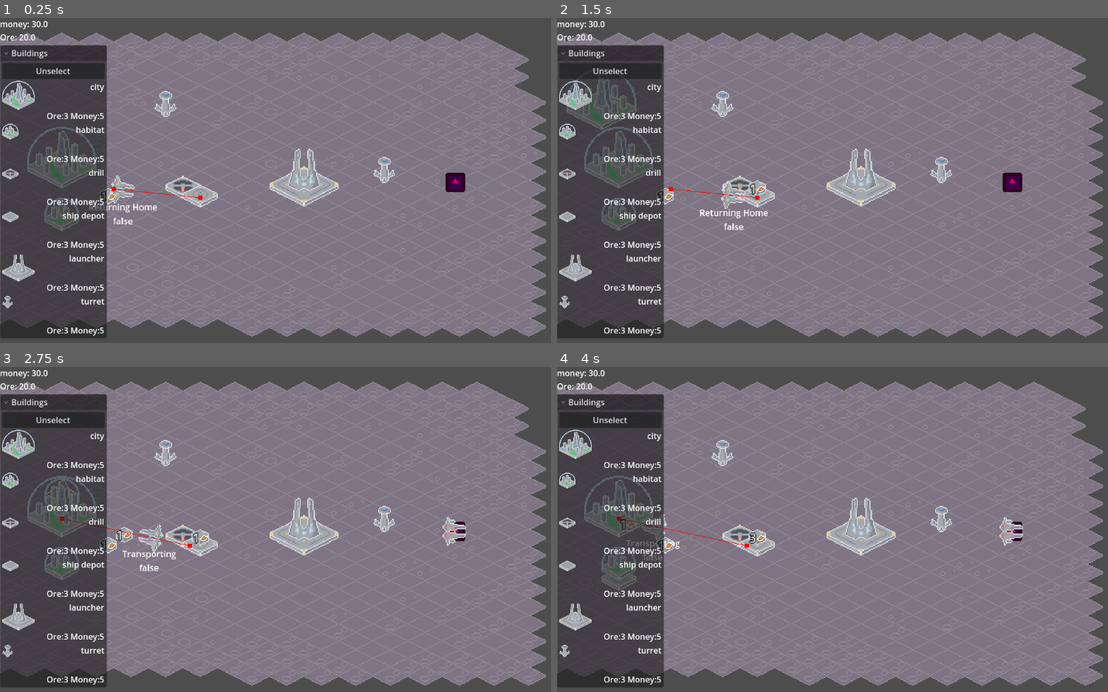
Above: before the commit, frames 1-4 (two rows, left to right).
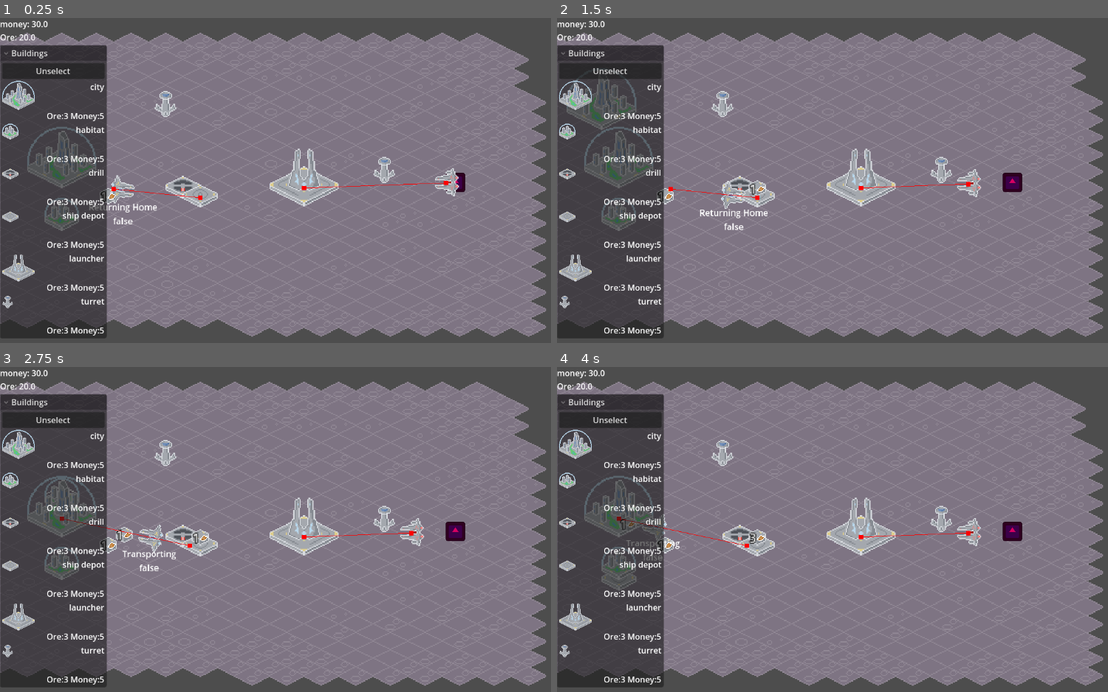
Above: after the commit, the same moments.

Repository: kevinn-t/cmpm-170-tower-defense
Game: Godot game, scene res://main scene.tscn
Same seed, same stepped clock (60 frames per second), same inputs: the game is played once before the commit and once after it. The engine's default icon, where the game draws it, is replaced by a stand-in: a white triangle on a blue panel in a dark square.
Inputs:
- Up to frame 1 (0.25 s): no input
- Up to frame 2 (1.5 s): click "Unselect" at 0.5 s; click "city" at 1.25 s
- Up to frame 3 (2.75 s): click "habitat" at 2 s
- Up to frame 4 (4 s): click "drill" at 2.75 s; click "ship depot" at 3.5 s

The runs differ from the first frame. In frame 1, 0.3% of the frame differs, in the area x 54-84%, y 46-55%; in frame 2, 0.3%; in frame 3, 0.5%, in the area x 54-85%, y 46-56%; in frame 4, 0.5%.
Error before the commit: Attempt to call function 'get_children' in base 'null instance' on a null instance. (res://Scripts/enemy.gd:21)

Commit message:
progress on enemies and guns

Diff:
--- a/Prefabs/enemy.tscn
+++ b/Prefabs/enemy.tscn
@@ -18,6 +18,7 @@
 shape = SubResource("CircleShape2D_lgw76")
 
 [node name="NavigationAgent2D" type="NavigationAgent2D" parent="."]
+target_desired_distance = 100.0
 avoidance_enabled = true
 max_speed = 40.0
 debug_enabled = true
--- a/Scripts/enemy.gd
+++ b/Scripts/enemy.gd
@@ -1,21 +1,52 @@
 class_name Enemy
 extends Unit
 
-@onready var target = null
-@export var health = 10
+@onready var target : Node2D = null
+# integrity (in unit) is hp
 @export var damage = 1
 # set speed in nav agent
 
-@onready var buildingsNode = $"../Buildings"
+@onready var bulletParent = $"../../Bullets"
+@onready var buildingsNode = $"../../Buildings"
 var buildings = []
 var minDistance = INF
 
 func _ready() -> void:
 	_get_nearest_target()
+	for c in get_children():
+		if c is Gun:
+			c.bulletParent = bulletParent
 
 func _process(_delta: float) -> void:
-	_get_nearest_target()
+	if target != null && nav.is_navigation_finished():
+		current_state = State.ATTACKING
+	elif target != null:
+		current_state = State.SEEKING
+	else:
+		current_state = State.IDLE
 
+	match  current_state:
+		State.IDLE:
+			_get_nearest_target()
+			fire_guns(false)
+		State.SEEKING:
+			fire_guns(false)
+		State.ATTACKING:
+			fire_guns(true)
+	nav.target_position = target.global_position
+
+
+func fire_guns(yes : bool):
+	for c in get_children():
+		if c is Gun:
+			if yes:
+				c.target = target
+			else:
+				c.target = null
+			c.set_firing(yes)
+
+enum State { IDLE, SEEKING, ATTACKING }
+var current_state: State = State.IDLE
 
 func _get_nearest_target():
 	buildings = buildingsNode.get_children()
@@ -25,11 +56,6 @@
 			minDistance = distance
 			target = building
 
-func take_damage(dmg: float):
-	health -= dmg
-	if (health <= 0):
-		queue_free()
-
 func _physics_process(_delta: float) -> void:
 	if not nav.is_navigation_finished():
 		var direction: Vector2 = global_position.direction_to(nav.get_next_path_position())
@@ -38,7 +64,16 @@
 		velocity = Vector2.ZERO
 
 	nav.set_velocity(velocity * nav.max_speed)
-	rotation = atan2(velocity.y, velocity.x)
+
+	match  current_state:
+		State.IDLE:
+			pass
+		State.SEEKING:
+			rotation = atan2(velocity.y, velocity.x)
+		State.ATTACKING:
+			var dir = (target.global_position - global_position).normalized()
+			rotation = atan2(dir.y, dir.x)
+
 
 func _on_navigation_agent_2d_velocity_computed(safe_velocity: Vector2) -> void:
 	velocity = safe_velocity
--- a/Scripts/enemy_spawner.gd
+++ b/Scripts/enemy_spawner.gd
@@ -3,7 +3,13 @@
 @onready var enemy = preload("res://Prefabs/enemy.tscn")
 @onready var enemies: Node2D = $"../Enemies"
 
+func _ready() -> void:
+	spawn_enemy()
+
 func _on_timer_timeout() -> void:
+	spawn_enemy()
+
+func spawn_enemy():
 	var e = enemy.instantiate()
 	e.global_position = global_position
 	enemies.add_child(e)
--- a/Scripts/gun.gd
+++ b/Scripts/gun.gd
@@ -11,10 +11,18 @@
 
 const BULLET = preload("res://Prefabs/bullet.tscn")
 
+func set_firing(firing : bool = true):
+	if firing:
+		shoot_cooldown.start()
+	else:
+		shoot_cooldown.stop()
+
+
 func fire():
 	if target == null or bulletParent == null:
 		#print("null target or null parent")
 		return
+	print("Gun fired at ", target)
 	var dir = (target.global_position - global_position).normalized()
 	var inst : Bullet = BULLET.instantiate()
 	bulletParent.add_child(inst)
--- a/Scripts/unit.gd
+++ b/Scripts/unit.gd
@@ -11,3 +11,35 @@
 	container.get_parent().my_container = null
 	container.reparent(self)
 	my_container = container
+
+
+@export var integrity : int = 100 # hit points
+
+signal onHit()
+signal onDestroyed()
+
+func get_texture() -> Texture2D:
+	return $Sprite2D.texture
+
+func hit(attacker : Gun):
+	integrity -= attacker.damage
+	if integrity <= 0:
+		onDestroyed.emit()
+		queue_free()
+	else:
+		onHit.emit()
+
+func _ready() -> void:
+	onHit.connect(explosion)
+
+const EXPLOSION = preload("res://Prefabs/explosion.tscn")
+func explosion(explosion_iterations : int = 5, explosion_radius : float = 200):
+	for i in range(explosion_iterations):
+		var inst : Node2D = EXPLOSION.instantiate()
+		add_sibling(inst)
+
+		var randCircle = Vector2(randfn(0.0,1.0),randfn(0.0,1.0)).normalized()
+		if randCircle.length()>1:
+			randCircle.normalized()
+
+		inst.global_position = global_position + randCircle * explosion_radius
--- a/main scene.tscn
+++ b/main scene.tscn
@@ -160,7 +160,7 @@
 script = ExtResource("15_v7vy4")
 
 [node name="Timer" type="Timer" parent="EnemySpawner"]
-wait_time = 2.0
+wait_time = 4.0
 autostart = true
 
 [node name="Sprite2D" type="Sprite2D" parent="EnemySpawner"]
@@ -170,4 +170,6 @@
 
 [node name="Enemies" type="Node2D" parent="."]
 
+[node name="Bullets" type="Node2D" parent="."]
+
 [connection signal="timeout" from="EnemySpawner/Timer" to="EnemySpawner" method="_on_timer_timeout"]
